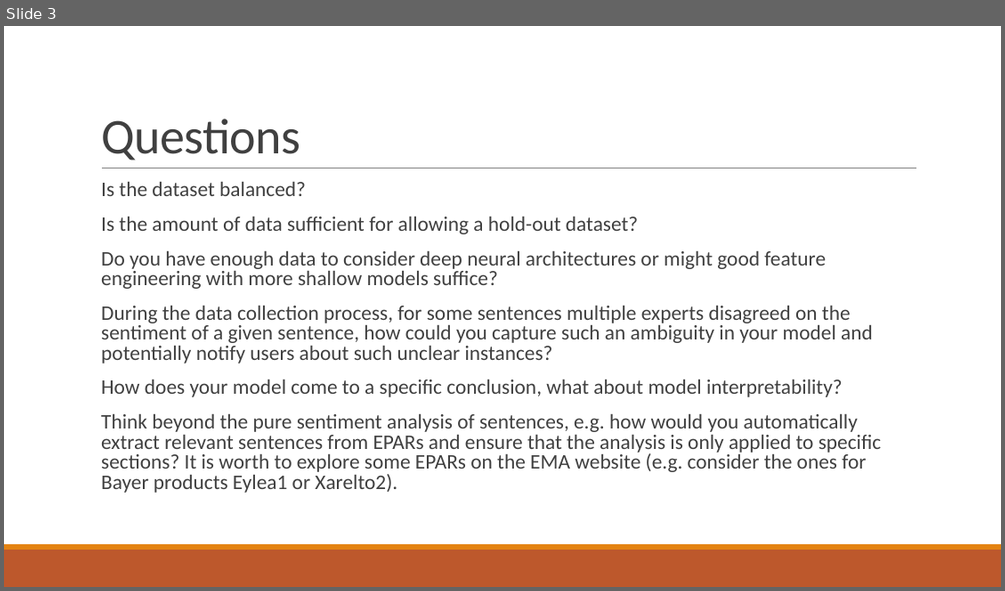
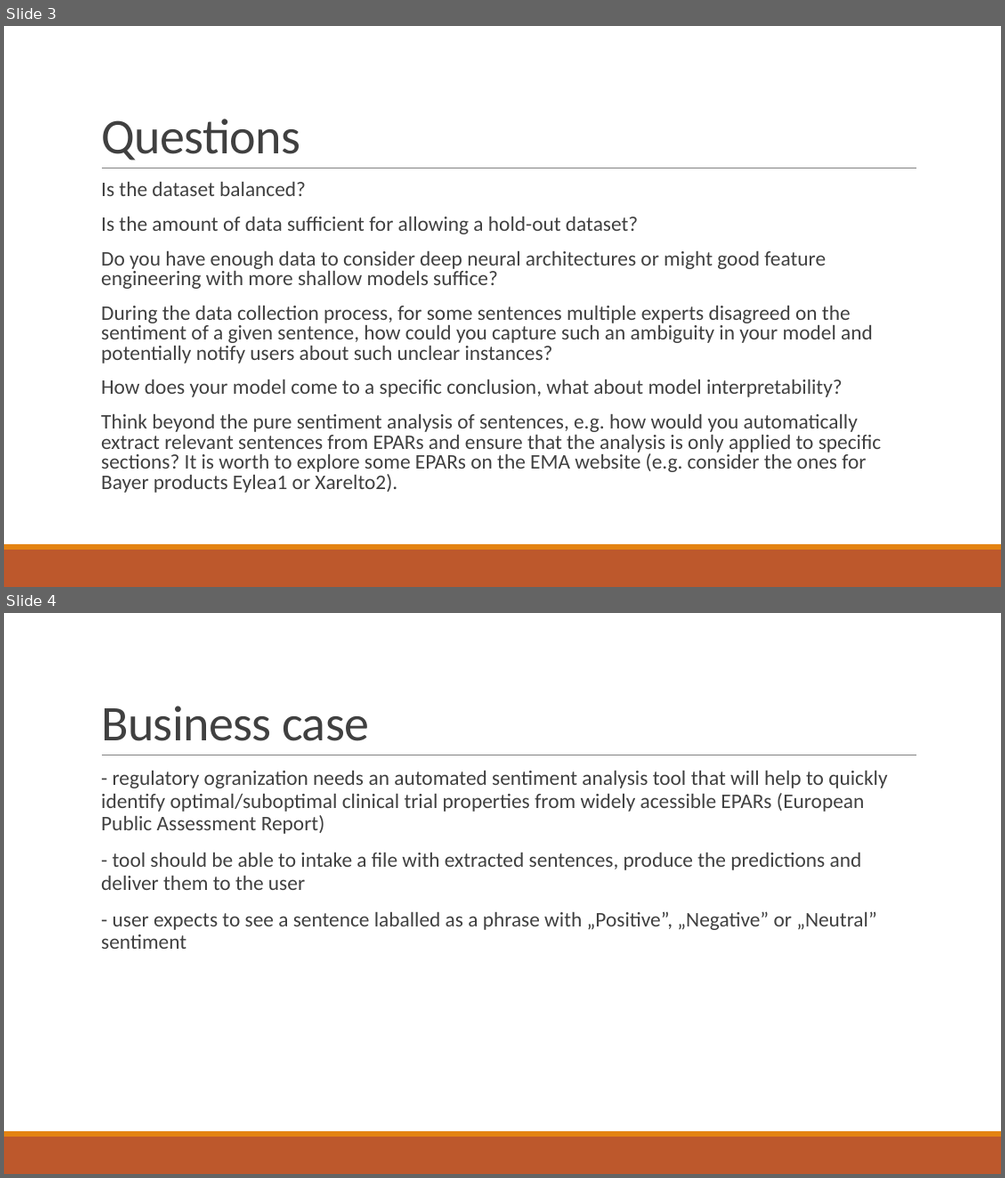
Before and after one commit to nlp-task-kp/sentiment_analysis, a slide deck: presentation/Sentiment analysis for EPARs.pptx. Shown one above the other, each under a label of ours: slide 3 before the commit, slides 3 and 4 after it. The pictures are 1005x591 and 1005x1178 pixels, drawn with LibreOffice and Linux fonts; fonts in the diff are those of the drawing. Boxes give left, top, right and bottom in pixels: in the first picture for what was removed or moved away, otherwise in the second. Text is boxed around its words. In the diff, an @@ line names an element or a change of style, - is before the commit and + after.

```diff
--- a/presentation/Sentiment analysis for EPARs.pptx
+++ b/presentation/Sentiment analysis for EPARs.pptx
@@ slide 4 added at (4,613,1001,1174), background #FFFFFF; not listed: 3 template elements that a slide beside it also shows @@
@@ title added at (101,706,369,741), 48 pt, text #404040 @@
+Business case
@@ text added at (101,771,887,949), 20 pt, text #404040 @@
+  - regulatory ogranization needs an automated sentiment analysis tool that will help to quickly identify optimal/suboptimal clinical trial properties from widely acessible EPARs (European Public Assessment Report)
+  - tool should be able to intake a file with extracted sentences, produce the predictions and deliver them to the user
+  - user expects to see a sentence laballed as a phrase with „Positive”, „Negative” or „Neutral” sentiment
```
Also in this commit, not shown: 5 slides changed, 10 other slides added.
